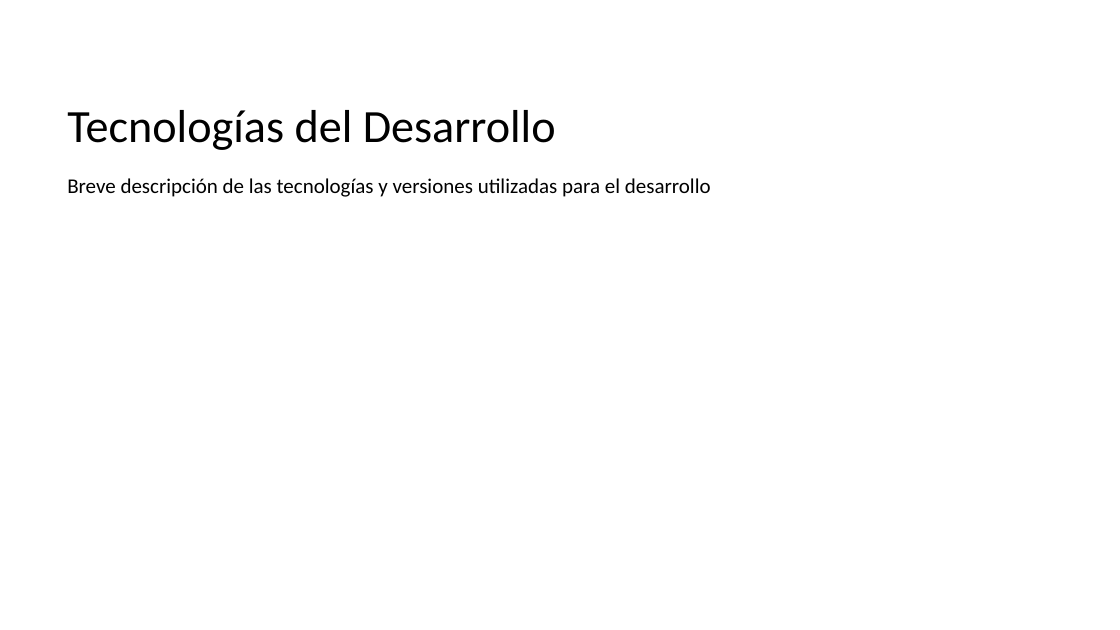
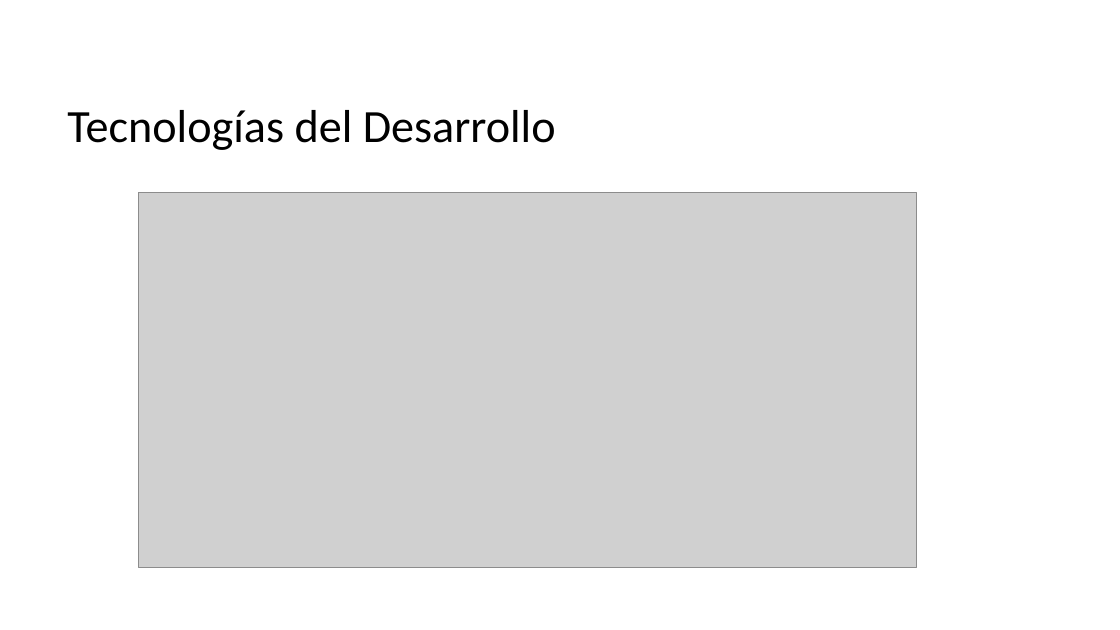
Before and after one commit to CodeFixService/Capstone, a slide deck: slide 8 of fase2/Documentacion Asignatura PTY4614/Estructura Presentación 2-Capstone.pptx (slide 7 before the commit). Drawn at 1120x630 pixels with LibreOffice and Linux fonts; fonts in the diff are those of the drawing; grey boxes stand for pictures; background and template pictures are left out. Boxes give left, top, right and bottom in pixels: in the first picture for what was removed or moved away, otherwise in the second. Text is boxed around its words. In the diff, an @@ line names an element or a change of style, - is before the commit and + after.

```diff
--- a/fase2/Documentacion Asignatura PTY4614/Estructura Presentación 2-Capstone.pptx
+++ b/fase2/Documentacion Asignatura PTY4614/Estructura Presentación 2-Capstone.pptx
@@ text removed at (67, 178, 711, 197) @@
-Breve descripción de las tecnologías y versiones utilizadas para el desarrollo
@@ picture added at (139, 192, 917, 567) @@
```
Also in this commit, not shown: 6 other slides changed, 4 slides added, 2 slides removed, 1 other file.
